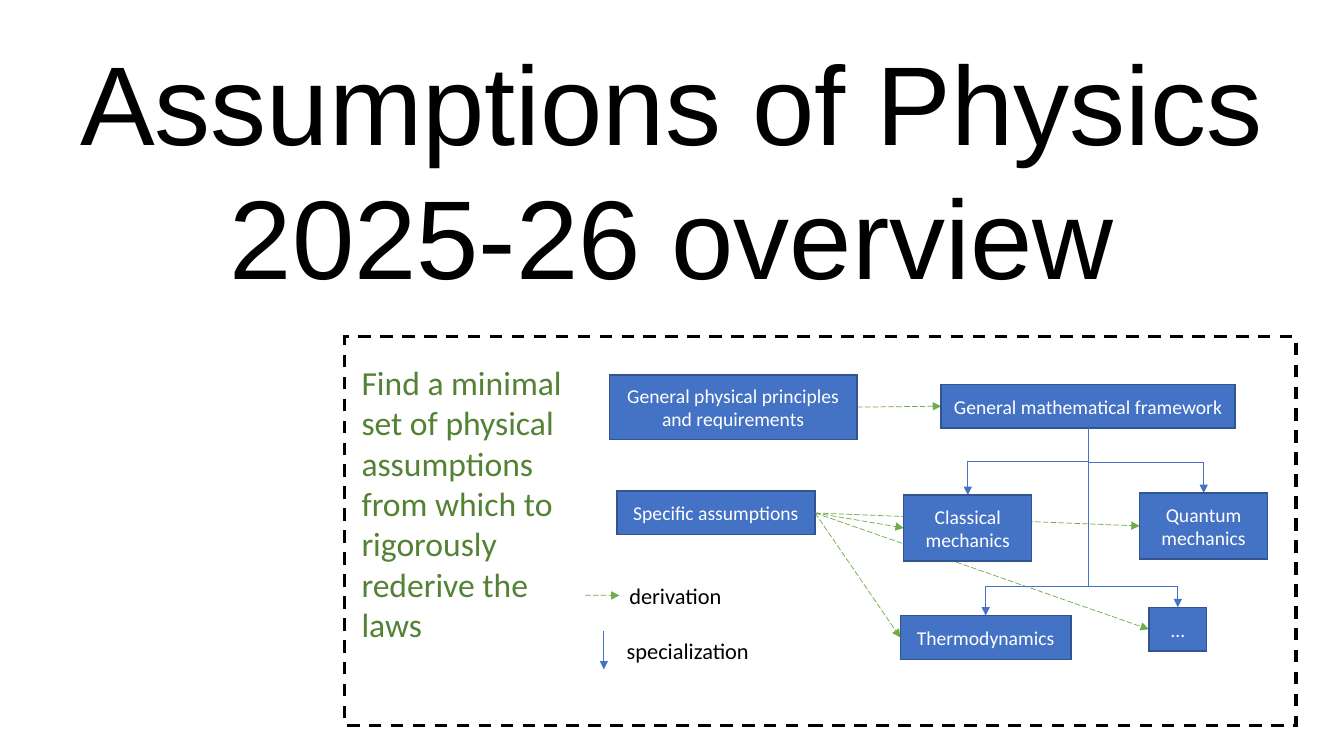
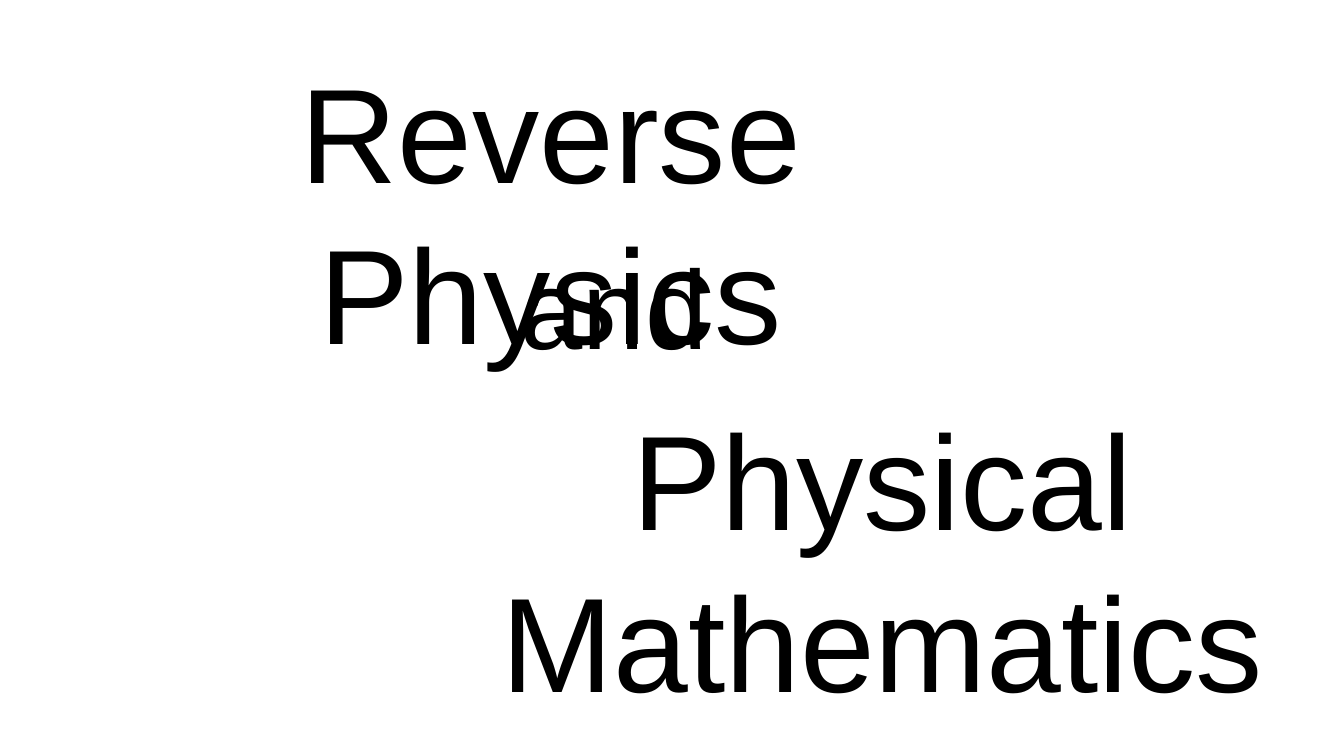
Before and after one commit to assumptionsofphysics/slides, a slide deck: slide 1 of 2026/2026ThumbnailWhite.pptx. Drawn at 1344x756 pixels with LibreOffice and Linux fonts; fonts in the diff are those of the drawing; background and template pictures are left out. Boxes give left, top, right and bottom in pixels: in the first picture for what was removed or moved away, otherwise in the second. Text is boxed around its words. In the diff, an @@ line names an element or a change of style, - is before the commit and + after.

Commit message:
Adding old thumbnail

```diff
--- a/2026/2026ThumbnailWhite.pptx
+++ b/2026/2026ThumbnailWhite.pptx
@@ text at <box>300,90,800,368</box>: text changed; size 80 to 96 pt @@
-Assumptions of Physics
-2025-26 overview
+Reverse Physics
@@ text added at <box>521,268,708,350</box>, 80 pt, text #000000 @@
+and
@@ text added at <box>501,432,1263,694</box>, 96 pt, text #000000 @@
+Physical
+Mathematics
@@ group removed at <box>345,337,1297,726</box>: 8 rectangles, 7 arrows, 4 elbow arrows, 3 texts @@
-General physical principles and requirements
-Specific assumptions
-General mathematical framework
-Classical mechanics
-specialization
-Find a minimal set of physical assumptions from which to rigorously rederive the laws
-Quantum mechanics
-Thermodynamics
-…
-derivation
```
